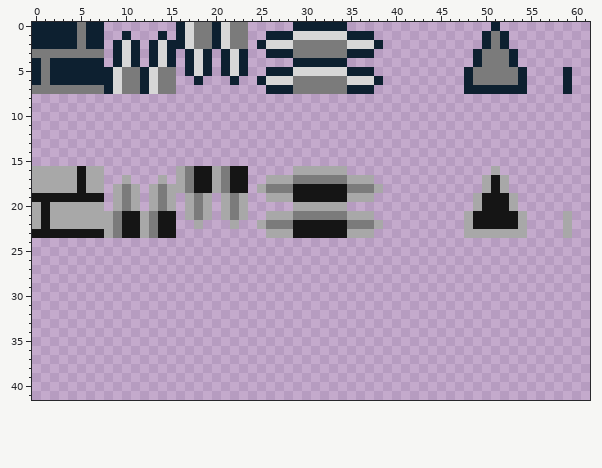
Pixel-art sprite -- assets/images/tilesets/tiles.png. The picture above is the old version.
The file is 64x64 pixels. Shown: x 0..61, y 0..41.
Once edited:
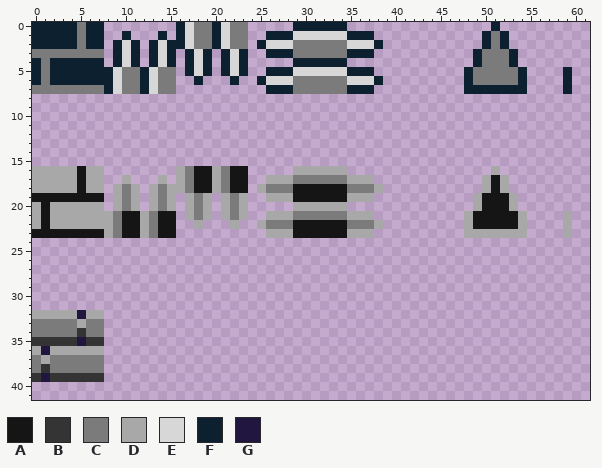
Palette (. is transparent): A #151515  B #343434  C #7b7b7b  D #a8a8a8  E #d7d7d7  F #0d2030  G #211640
From old to new:
Changed rows in their new state; - is an unchanged pixel.
first column x 0:
32 DDDDDGDD
33 CCCCCDCC
34 CCCCCBCC
35 BBBBBGBB
36 DGDDDDDD
37 CDCCCCCC
38 CBCCCCCC
39 BGBBBBBB
